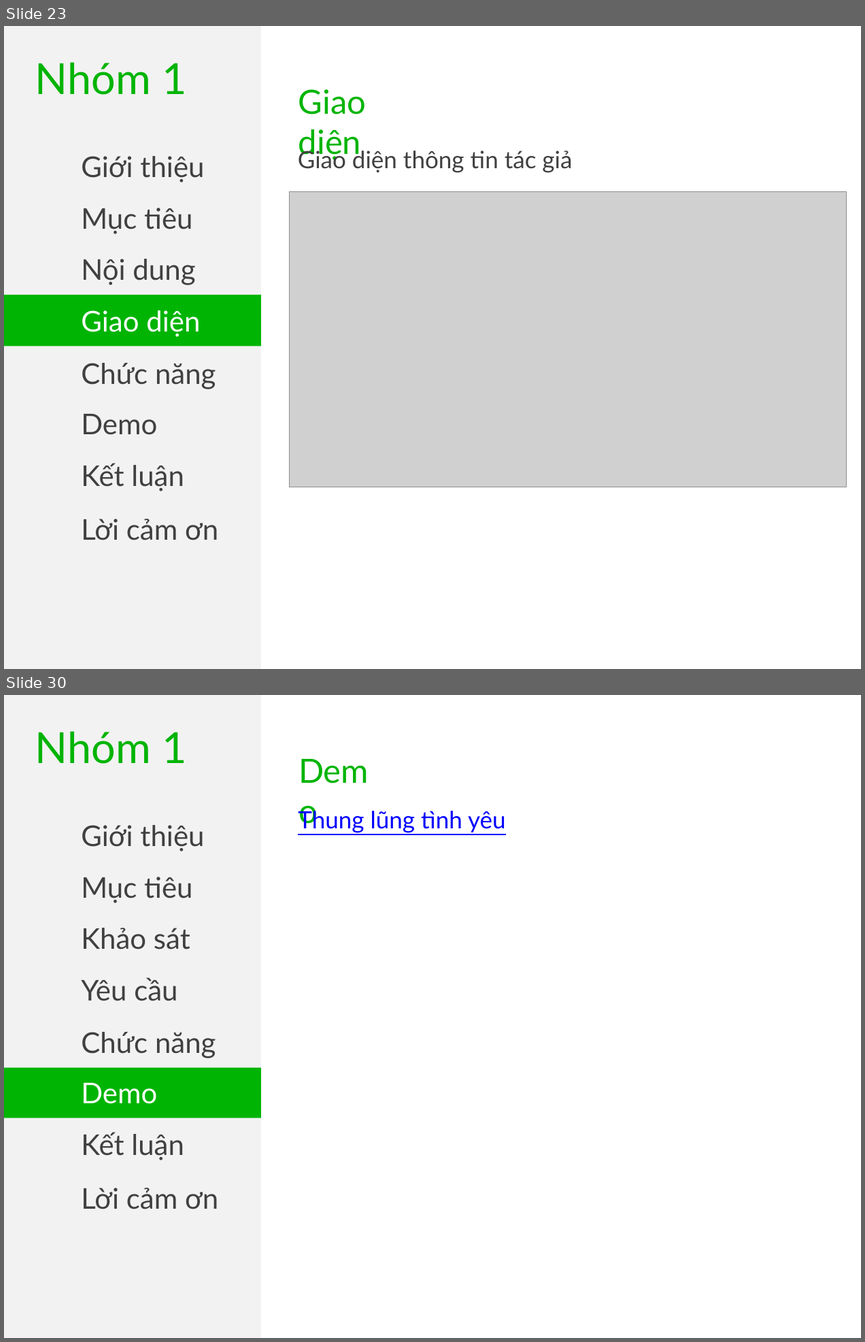
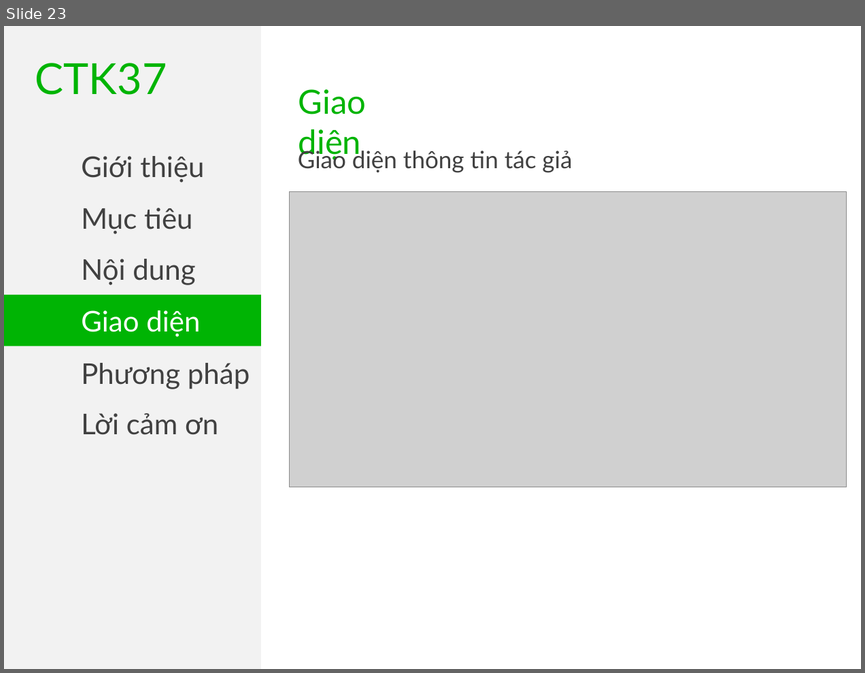
Before and after one commit to khanhvinhit/Do-An, a slide deck: THESIS/BaoCaov1.pptx. Shown one above the other, each under a label of ours: slides 23 and 30 before the commit, slide 23 after it; the slides between them are not shown. The pictures are 865x1342 and 865x673 pixels, drawn with LibreOffice and Linux fonts; fonts in the diff are those of the drawing; grey boxes stand for pictures. Boxes give left, top, right and bottom in pixels: in the first picture for what was removed or moved away, otherwise in the second. Text is boxed around its words. In the diff, an @@ line names an element or a change of style, - is before the commit and + after.

```diff
--- a/THESIS/BaoCaov1.pptx
+++ b/THESIS/BaoCaov1.pptx
@@ slide 30 removed at [4,695,861,1338], background #FFFFFF @@
@@ rectangle removed at [4,695,261,1338] @@
@@ text removed at [35,731,187,764] @@
-Nhóm 1
@@ text removed at [371,811,506,833] @@
-Thung lũng tình yêu
@@ text removed at [81,825,204,851] @@
-Giới thiệu
@@ text removed at [81,877,192,903] @@
-Mục tiêu
@@ text removed at [81,928,190,949] @@
-Khảo sát
@@ text removed at [81,977,177,1001] @@
-Yêu cầu
@@ rectangle removed at [4,1016,261,1068] @@
-Chức năng
@@ rectangle removed at [4,1066,261,1117] @@
-Demo
@@ text removed at [81,1083,157,1104] @@
-Demo
@@ rectangle removed at [4,1118,261,1170] @@
-Kết luận
@@ text removed at [81,1187,218,1209] @@
-Lời cảm ơn
@@ slide 23 changed as well @@
@@ text at [35,63,167,95]: text changed @@
-Nhóm 1
+CTK37
@@ text in rectangle at [81,363,249,389]: text changed @@
-Chức năng
+Phương pháp
@@ text at [81,413,218,435]: text changed @@
-Demo
+Lời cảm ơn
@@ text removed at [81,463,184,491] @@
-Kết luận
@@ text removed at [81,518,218,540] @@
-Lời cảm ơn
```
Also in this commit, not shown: 27 other slides changed, 1 slide added, 2 other slides removed, 1 other file.
